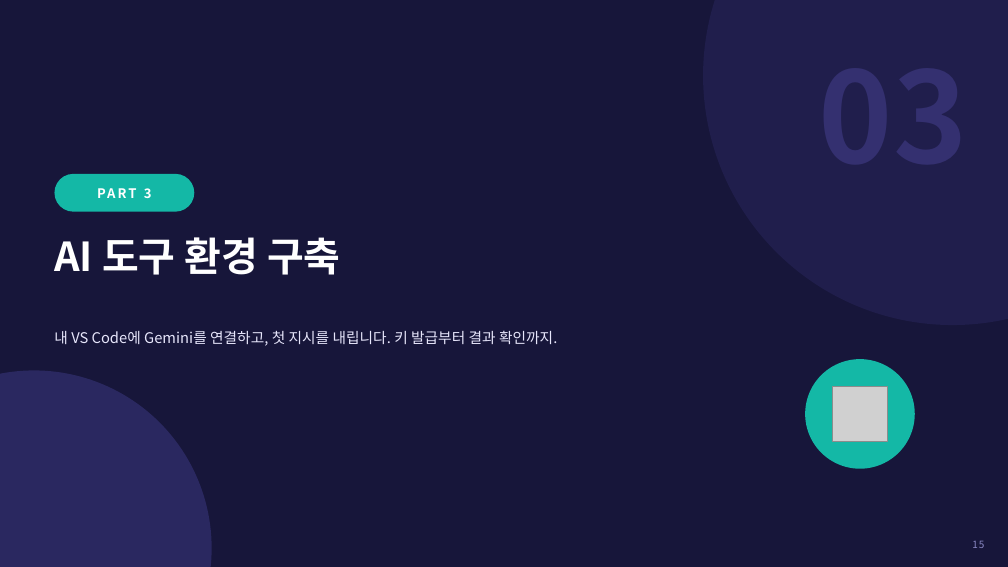
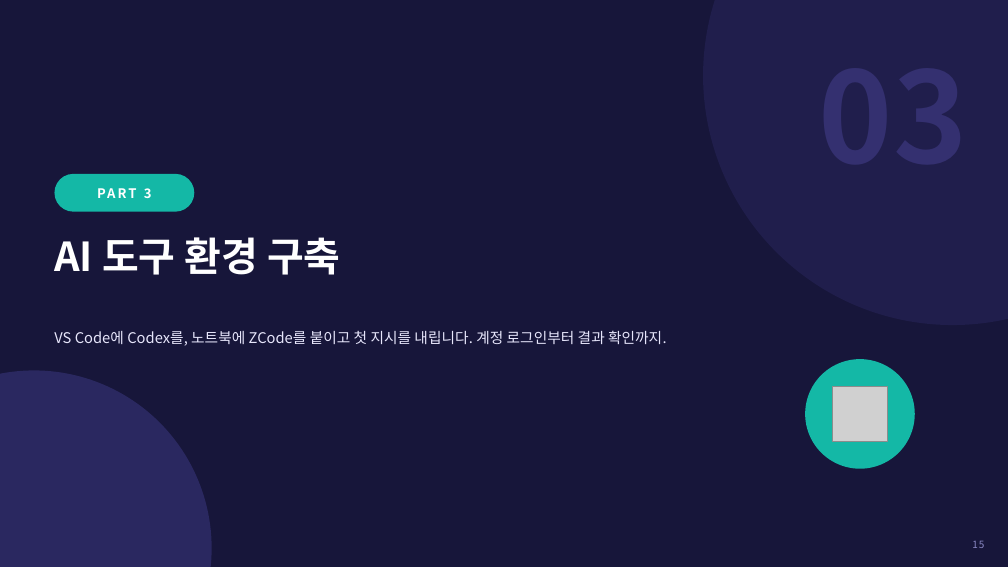
Before and after one commit to Sangdon-Park/Sangdon-Park.github.io, a slide deck: slide 15 of data/생성형 AI 소프트웨어공학/생성형AI소프트웨어공학_2강.pptx. Drawn at 1008x567 pixels with LibreOffice and Linux fonts; fonts in the diff are those of the drawing; grey boxes stand for pictures. Boxes give left, top, right and bottom in pixels: in the first picture for what was removed or moved away, otherwise in the second. Text is boxed around its words. In the diff, an @@ line names an element or a change of style, - is before the commit and + after.

```diff
--- a/data/생성형 AI 소프트웨어공학/생성형AI소프트웨어공학_2강.pptx
+++ b/data/생성형 AI 소프트웨어공학/생성형AI소프트웨어공학_2강.pptx
@@ text at box(54, 330, 667, 346): text changed @@
-내 VS Code에 Gemini를 연결하고, 첫 지시를 내립니다. 키 발급부터 결과 확인까지.
+VS Code에 Codex를, 노트북에 ZCode를 붙이고 첫 지시를 내립니다. 계정 로그인부터 결과 확인까지.
```
Also in this commit, not shown: 10 other slides changed, 7 slides added, 8 slides removed, 35 other files.
